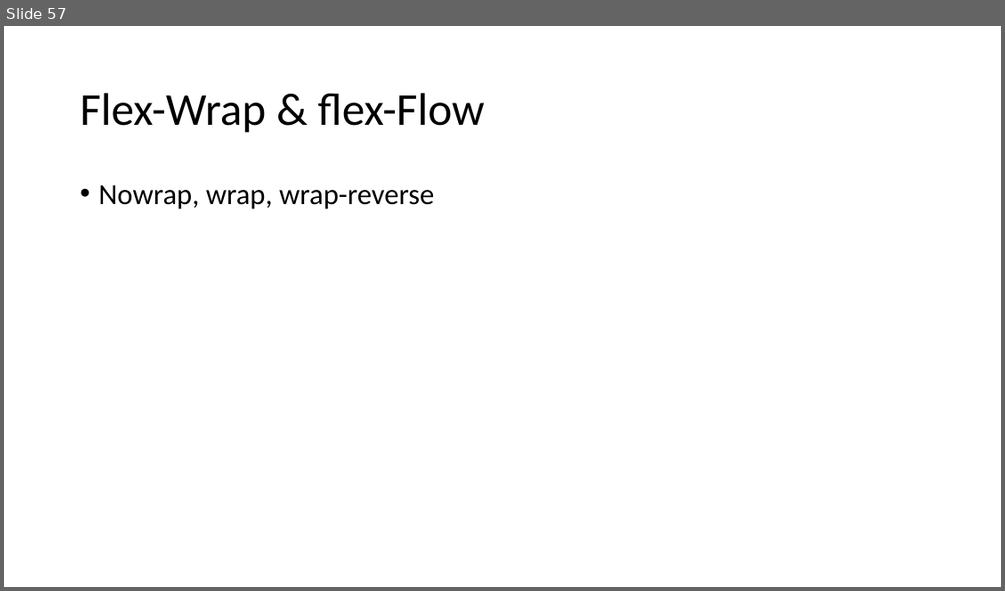
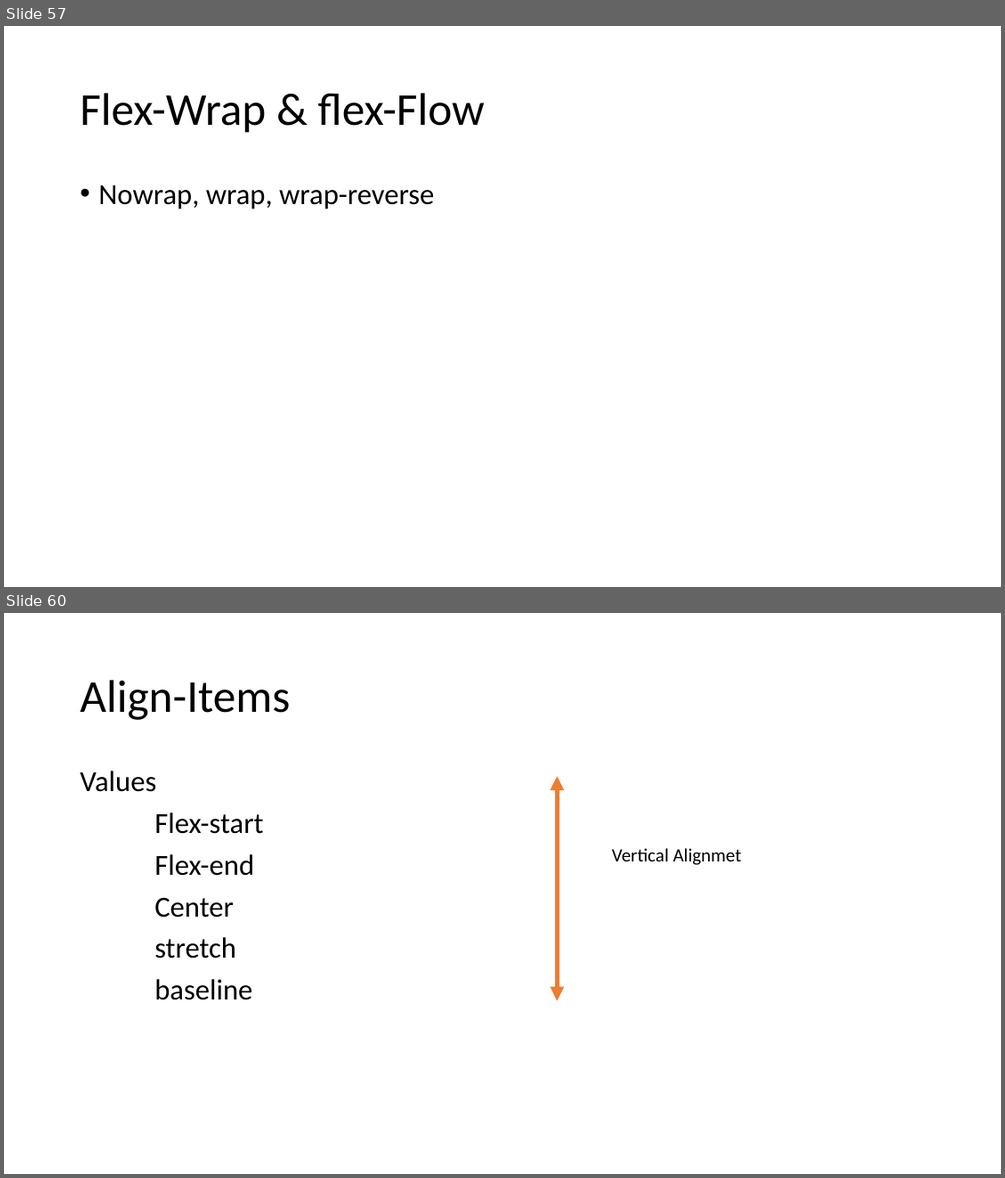
Before and after one commit to PiyushChaturvedii/Batch05, a slide deck: CSS3.pptx. Shown one above the other, each under a label of ours: slide 57 before the commit, slides 57 and 60 after it; the slides between them are not shown. The pictures are 1005x591 and 1005x1178 pixels, drawn with LibreOffice and Linux fonts; fonts in the diff are those of the drawing. Boxes give left, top, right and bottom in pixels: in the first picture for what was removed or moved away, otherwise in the second. Text is boxed around its words. In the diff, an @@ line names an element or a change of style, - is before the commit and + after.

```diff
--- a/CSS3.pptx
+++ b/CSS3.pptx
@@ slide 60 added at <box>4,613,1001,1174</box>, background #FFFFFF @@
@@ title added at <box>80,680,290,720</box>, 44 pt, text #000000 @@
+Align-Items
@@ text added at <box>80,771,263,1000</box>, 28 pt, text #000000 @@
+Values
+Flex-start
+Flex-end
+Center
+stretch
+baseline
@@ double arrow added from (558, 1000) to (558, 776), #ED7D31 4.5 pt @@
@@ text added at <box>612,848,742,865</box>, 18 pt, text #000000 @@
+Vertical Alignmet
```
Also in this commit, not shown: 6 other slides added, 9 other files.
